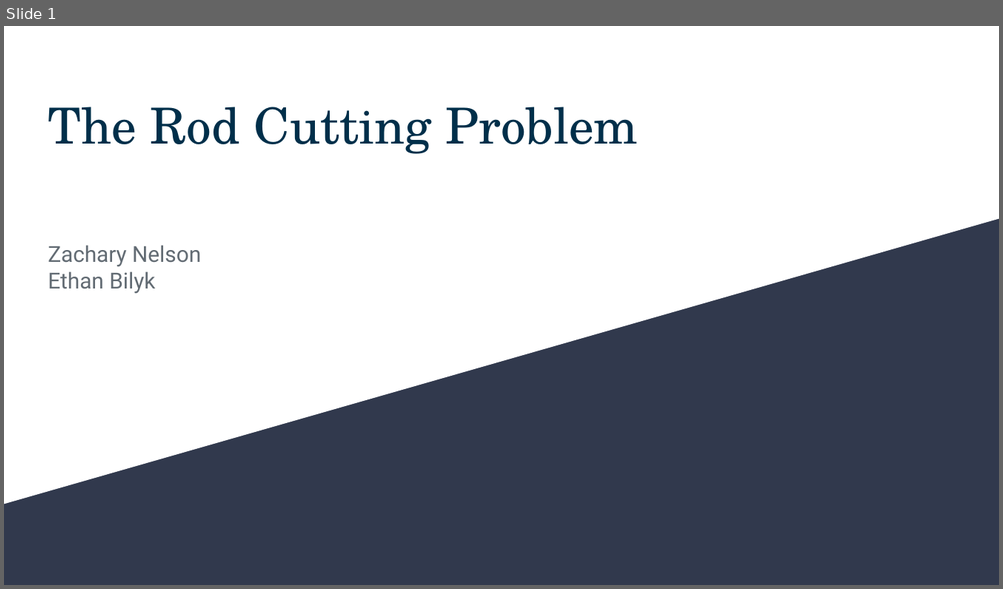
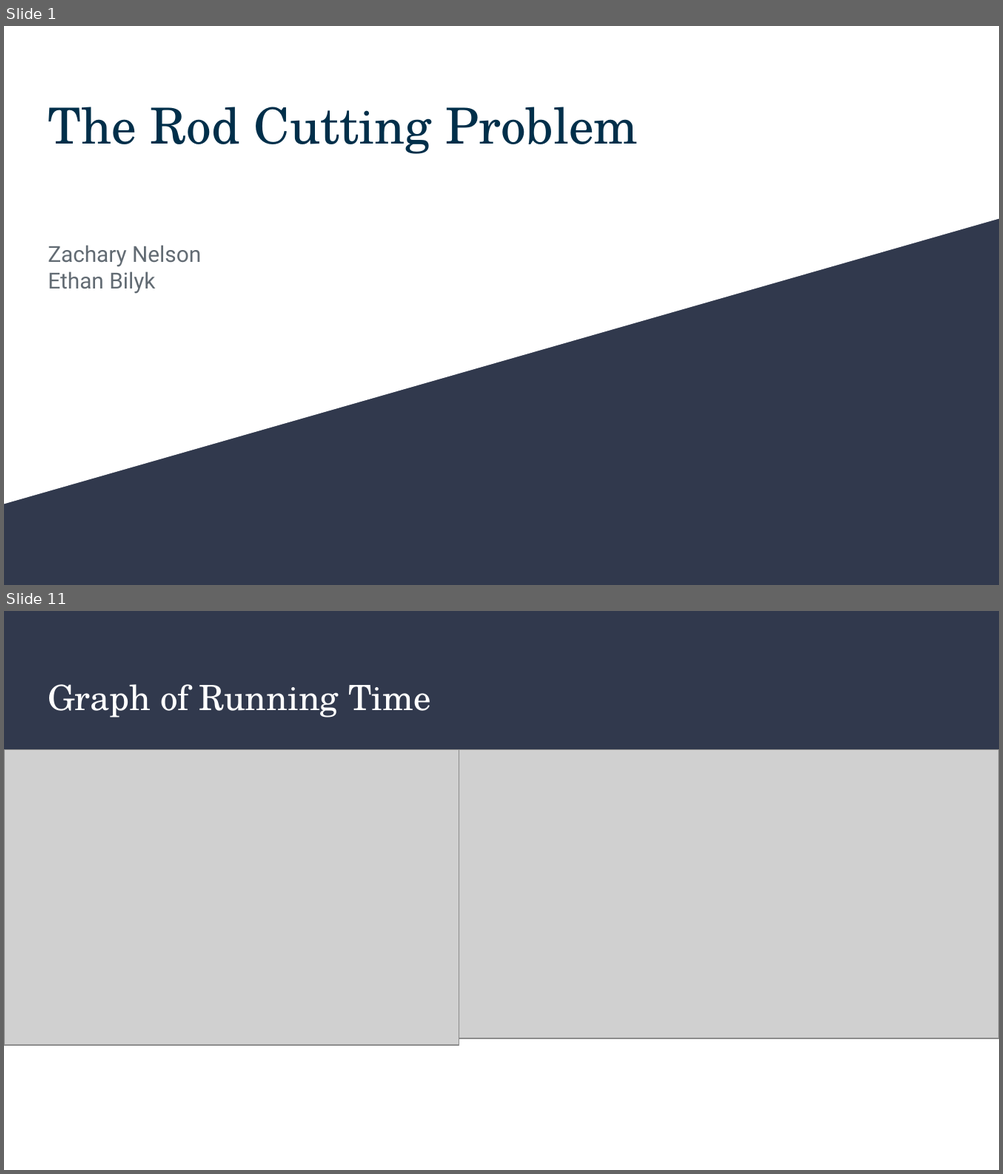
Before and after one commit to Primeeight/C311-Project, a slide deck: doc/The Rod Cutting Problem.pptx. Shown one above the other, each under a label of ours: slide 1 before the commit, slides 1 and 11 after it; the slides between them are not shown. The pictures are 1003x589 and 1003x1174 pixels, drawn with LibreOffice and Linux fonts; fonts in the diff are those of the drawing; grey boxes stand for pictures. Boxes give left, top, right and bottom in pixels: in the first picture for what was removed or moved away, otherwise in the second. Text is boxed around its words. In the diff, an @@ line names an element or a change of style, - is before the commit and + after.

```diff
--- a/doc/The Rod Cutting Problem.pptx
+++ b/doc/The Rod Cutting Problem.pptx
@@ slide 11 added at (4,611,999,1170), background #FFFFFF @@
@@ rectangle added at (4,611,999,750), fill #31394D @@
@@ title added at (48,684,431,718), 25.2 pt, text #FFFFFF @@
+Graph of Running Time
@@ picture added at (4,749,458,1045) @@
@@ picture added at (458,749,999,1039) @@
```
Also in this commit, not shown: 11 other slides added, 1 other file.
